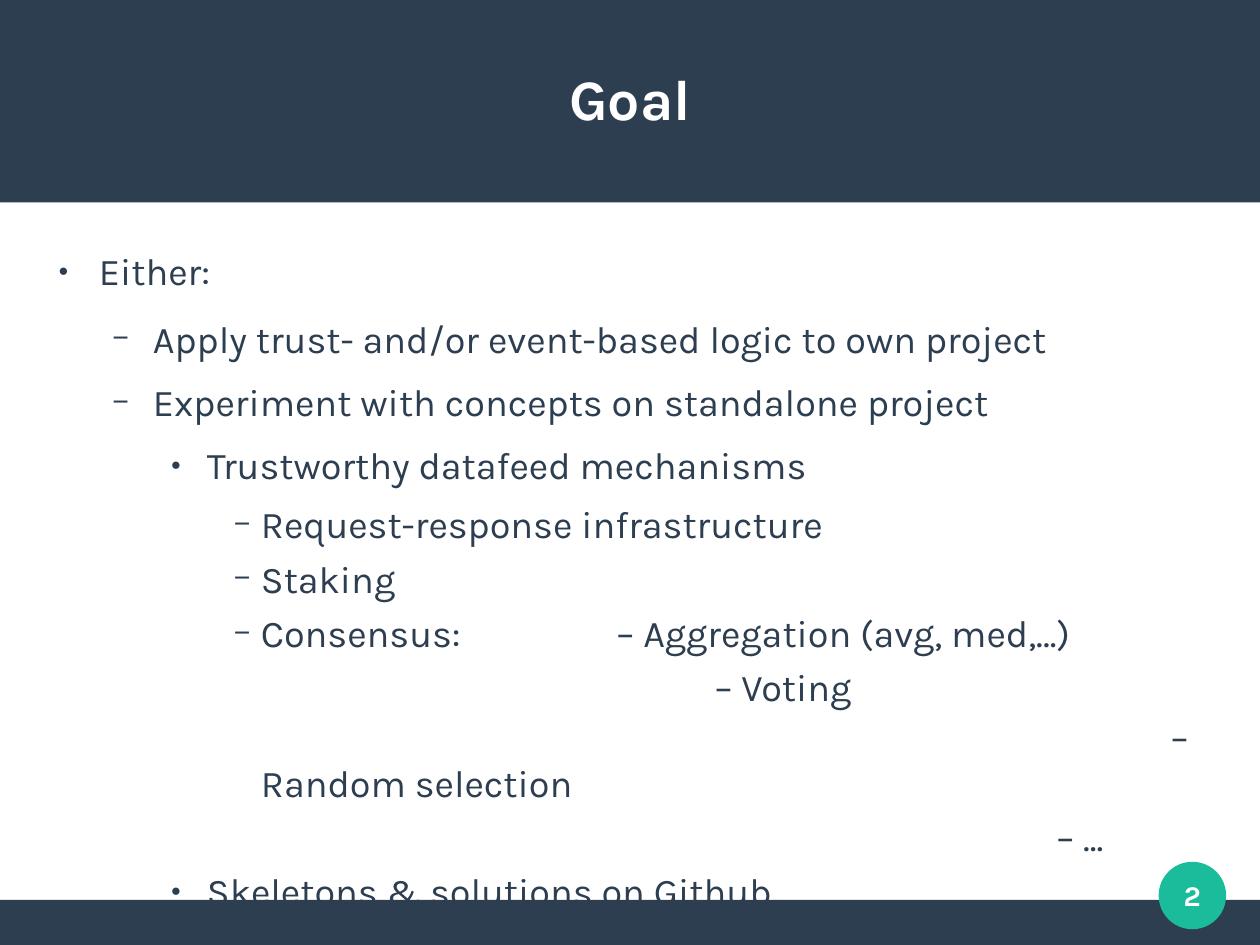
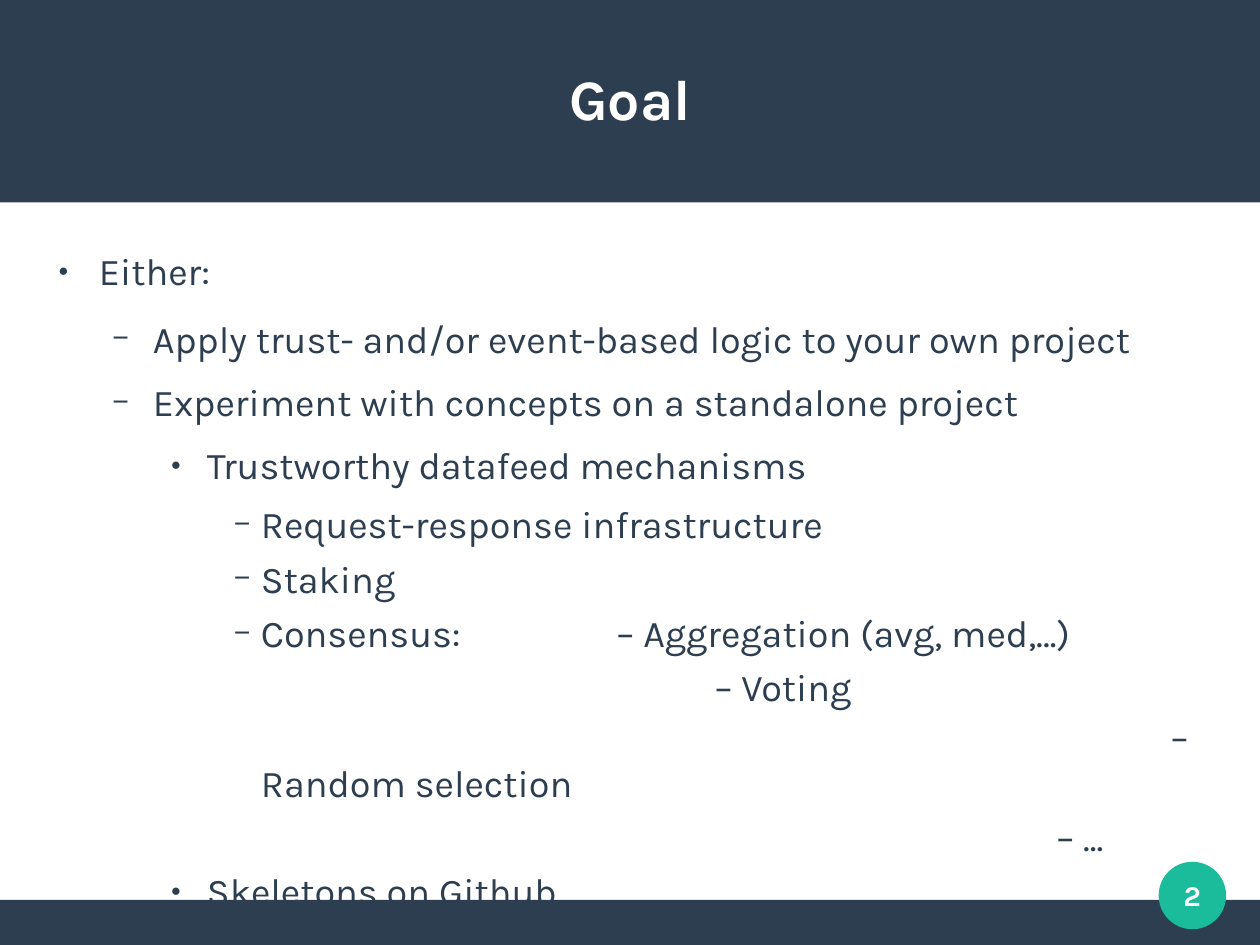
Before and after one commit to mbettinger/OT4-Lecture, a slide deck: slide 2 of Presentation - Practical work.odp. Drawn at 1260x945 pixels with LibreOffice and Linux fonts; fonts in the diff are those of the drawing. Boxes give left, top, right and bottom in pixels: in the first picture for what was removed or moved away, otherwise in the second. Text is boxed around its words. In the diff, an @@ line names an element or a change of style, - is before the commit and + after.

```diff
--- a/Presentation - Practical work.odp
+++ b/Presentation - Practical work.odp
@@ text at [153, 325, 1130, 426]: text changed @@
-  − Apply trust- and/or event-based logic to own project
-  − Experiment with concepts on standalone project
+  − Apply trust- and/or event-based logic to your own project
+  − Experiment with concepts on a standalone project
@@ text at [207, 879, 772, 915]: text changed @@
-    ● Skeletons & solutions on Github
+    ● Skeletons on Github
```
Also in this commit, not shown: 1 other slide changed, 1 slide added, 8 other files.
